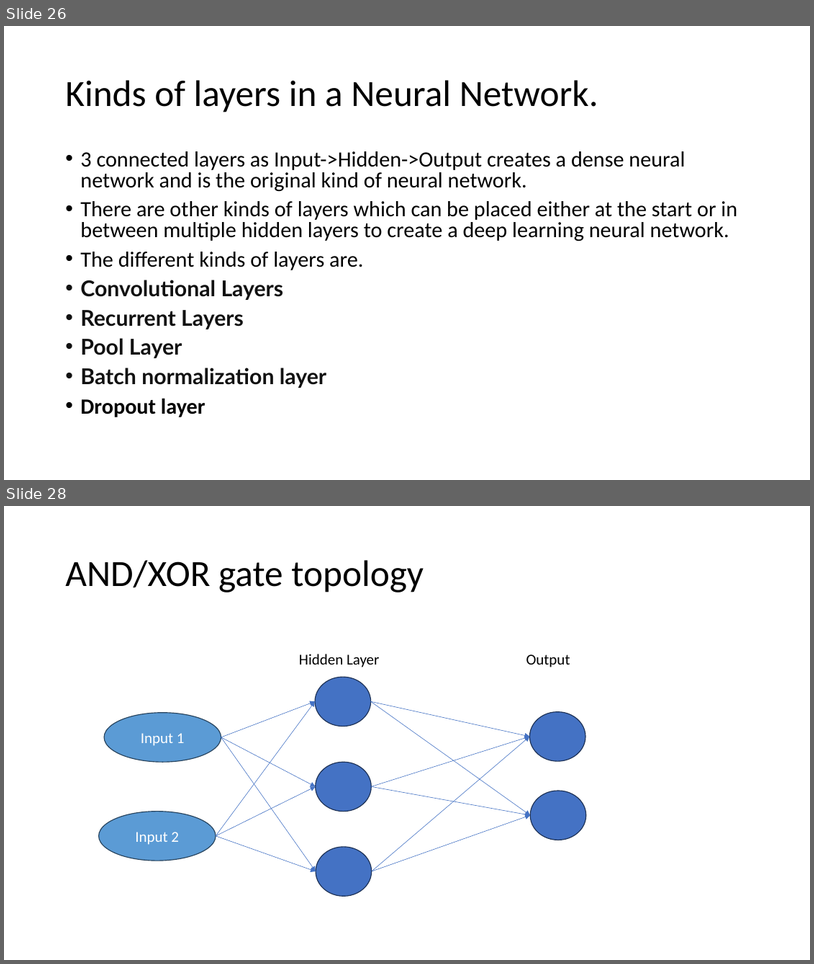
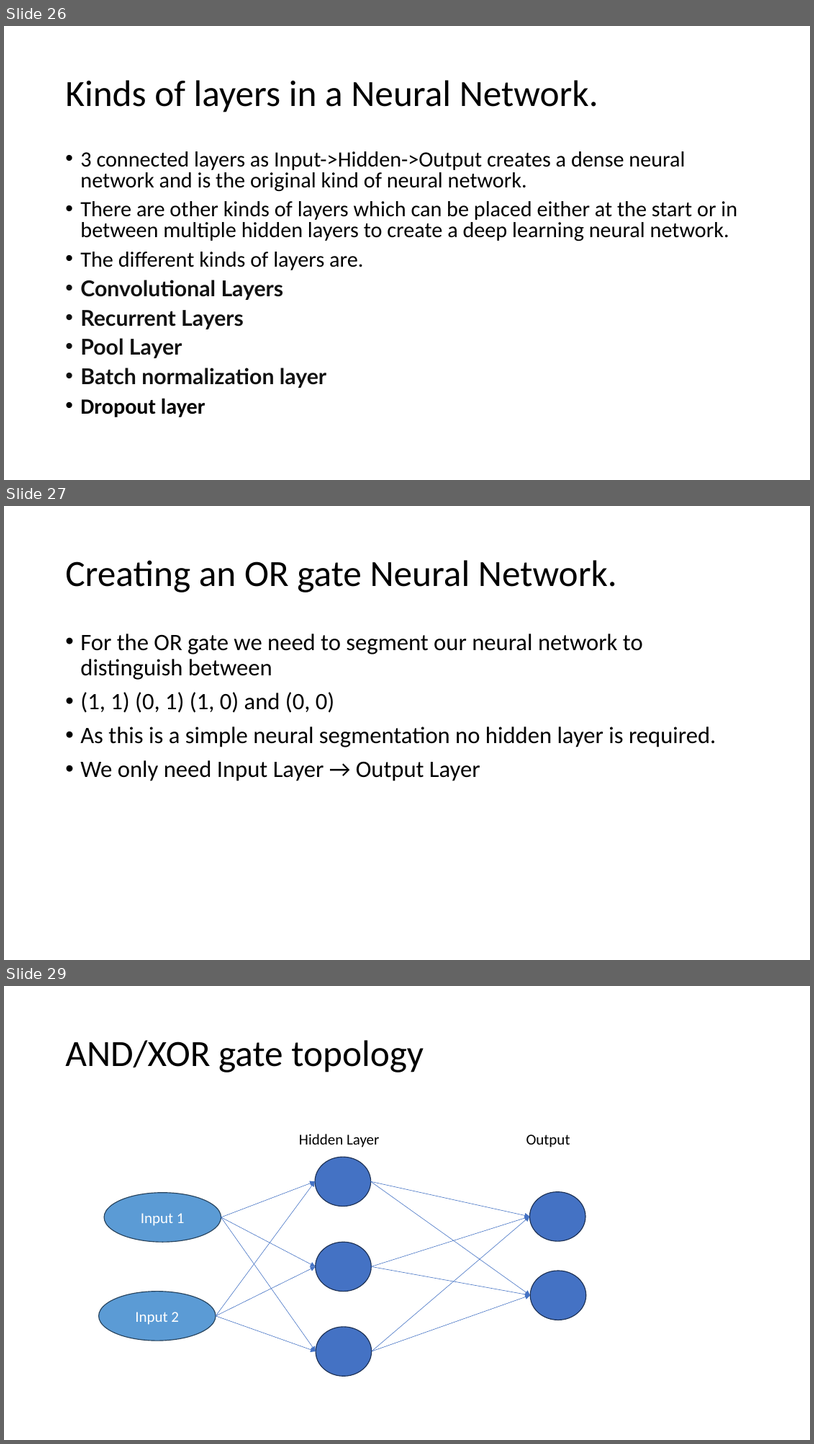
Before and after one commit to mbahrainwala/simpleNN, a slide deck: Introduction To Neural Networks and AI.pptx. Shown one above the other, each under a label of ours: slides 26 and 28 before the commit, slides 26, 27 and 29 after it; the slides between them are not shown. The pictures are 814x964 and 814x1444 pixels, drawn with LibreOffice and Linux fonts; fonts in the diff are those of the drawing. Boxes give left, top, right and bottom in pixels: in the first picture for what was removed or moved away, otherwise in the second. Text is boxed around its words. In the diff, an @@ line names an element or a change of style, - is before the commit and + after.

```diff
--- a/Introduction To Neural Networks and AI.pptx
+++ b/Introduction To Neural Networks and AI.pptx
@@ slide 27 added at <box>4,506,810,960</box>, background #FFFFFF @@
@@ title added at <box>65,560,617,592</box>, 44 pt, text #000000 @@
+Creating an OR gate Neural Network.
@@ text added at <box>80,633,716,781</box>, 28 pt, text #000000 @@
+• For the OR gate we need to segment our neural network to distinguish between
+• (1, 1) (0, 1) (1, 0) and (0, 0)
+• As this is a simple neural segmentation no hidden layer is required.
+• We only need Input Layer → Output Layer
@@ what was slide 28 is now slide 29 @@
```
Also in this commit, not shown: 1 slide changed, 4 other slides added.
